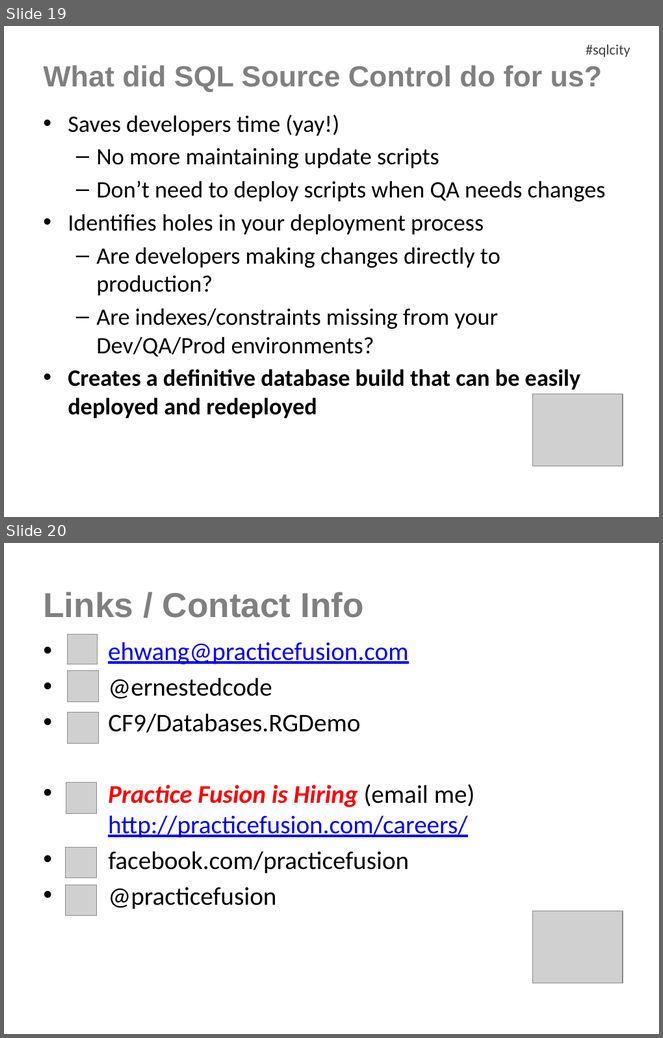
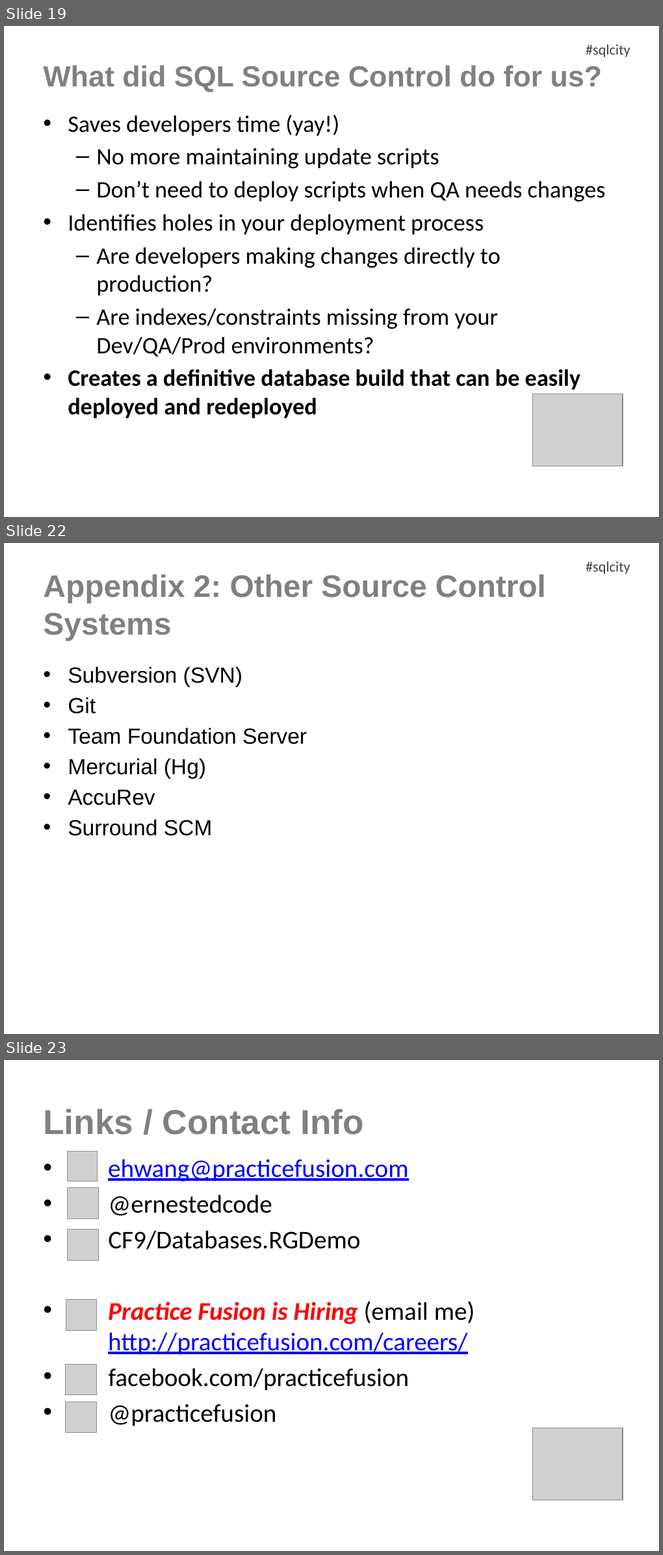
Before and after one commit to CF9/Databases.RGDemo, a slide deck: SQL in the City 2012 - Ernest Hwang.pptx. Shown one above the other, each under a label of ours: slides 19 and 20 before the commit, slides 19, 22 and 23 after it; the slides between them are not shown. The pictures are 663x1038 and 663x1555 pixels, drawn with LibreOffice and Linux fonts; fonts in the diff are those of the drawing; grey boxes stand for pictures; background and template pictures are left out. Boxes give left, top, right and bottom in pixels: in the first picture for what was removed or moved away, otherwise in the second. Text is boxed around its words. In the diff, an @@ line names an element or a change of style, - is before the commit and + after.

```diff
--- a/SQL in the City 2012 - Ernest Hwang.pptx
+++ b/SQL in the City 2012 - Ernest Hwang.pptx
@@ slide 22 added at (4, 543, 659, 1034), background picture (left out) @@
@@ text added at (586, 561, 631, 574), 16 pt, text #404040 @@
+#sqlcity
@@ title added at (43, 574, 546, 641), 34.2 pt, text #808080, bold @@
+Appendix 2: Other Source Control Systems
@@ text added at (68, 667, 307, 836), 24 pt, text #000000 @@
+• Subversion (SVN)
+• Git
+• Team Foundation Server
+• Mercurial (Hg)
+• AccuRev
+• Surround SCM
@@ what was slide 20 is now slide 23 @@
```
Also in this commit, not shown: 5 slides changed, 2 other slides added.
